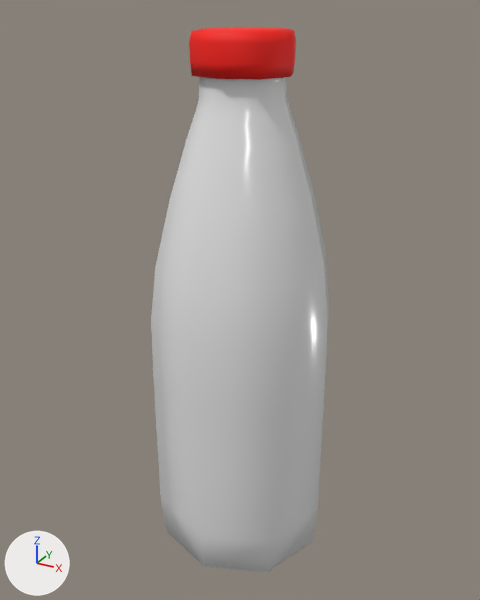
What one commit did to the Blender file models/bottle.blend.
Both versions are drawn from a 50 mm lens placed at (0.131, -0.242, 0.259), pointed at (-0.003, 0.003, 0.137). Lighting does not change. The marker at lower left points along +X, +Y and +Z.
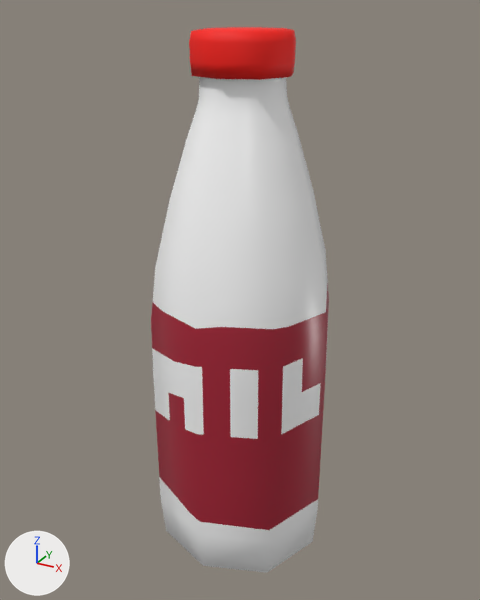
Where the change shows, as pixel boxes [x1, y1, x2, y2] in the pictures (480 x 600 px):
'Cube', surface changed
    both: [151, 76, 329, 573]
part 1 of me_cube_001, surface changed
    both: [151, 27, 329, 573]

What changed in the scene script:
```text
Add img_bottle:
    img_bottle = load_image('Bottle', '_unpacked/Bottle', 22, 22, 'sRGB')
Change mat_material_002:
    remove mat_material_002.base_color = (0.8, 0.8, 0.8)  # white #e7e7e7
    add mat_material_002.texture = img_bottle
    mat_material_002.roughness: 0.2 -> 0.333
Change me_cube_001:
    where me_cube_001.from_pydata(...)  # 40 vertices, 38 faces; spans x -1.0..1.0, y -1.0..1.0, z -1.51..4.05
    used by ob_cube; location = (0.0, 0.0, 0.0699); scale = (0.045, 0.045, 0.045)
    me_cube_001 part 1: texture (UV) coordinates of 38 of 38 faces, centred in x -1.0..1.0, y -1.0..1.0, z -1.51..4.05, changed; they spanned u 0.12..0.88, v 0.0..1.0 and now span u 0.0..1.0, v 0.0..0.86
```
